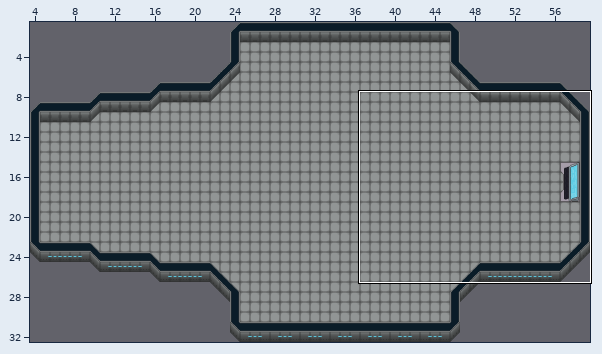
Tiled map -- Map/Test/Test.tmx. The picture above shows the old version from afar; the outline marks the close-up.
Close-up. Before the edit:
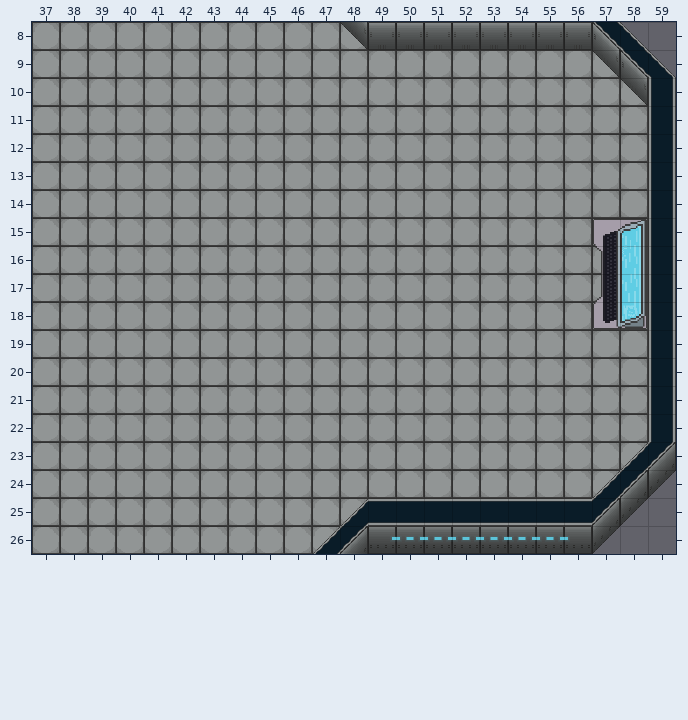
Cells are 32x32 px. Shown: x 37..59, y 8..26.
Now the later version:
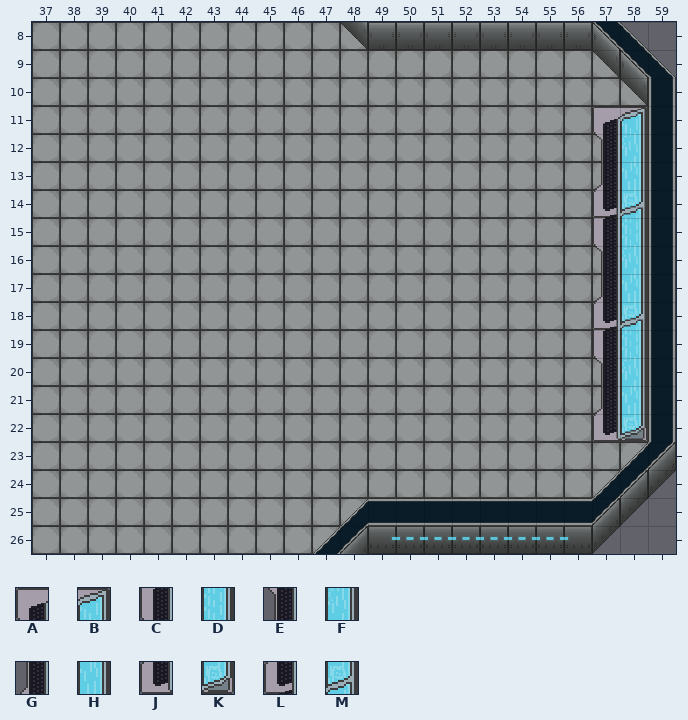
Key: from "Ship": A 6, B 7, C 8, D 9, E 22, F 23, G 38, H 39, J 54, K 55, L 56, M 57.
_ is an empty cell, . an unchanged one.
What changed:
--- layer "Tile Layer 2"
@@ x 57..58 @@
-11 __
-12 __
-13 __
-14 __
-15 AB
+11 AB
+12 EF
+13 GH
+14 LM
+15 CD
@@ x 57..58 @@
-18 JK
-19 __
-20 __
-21 __
-22 __
+18 LM
+19 CD
+20 EF
+21 GH
+22 JK
Changed places in both close-ups, as pixel boxes (x1, y1, x2, y2):
changed: (593, 107, 647, 236)
changed: (593, 316, 647, 441)
